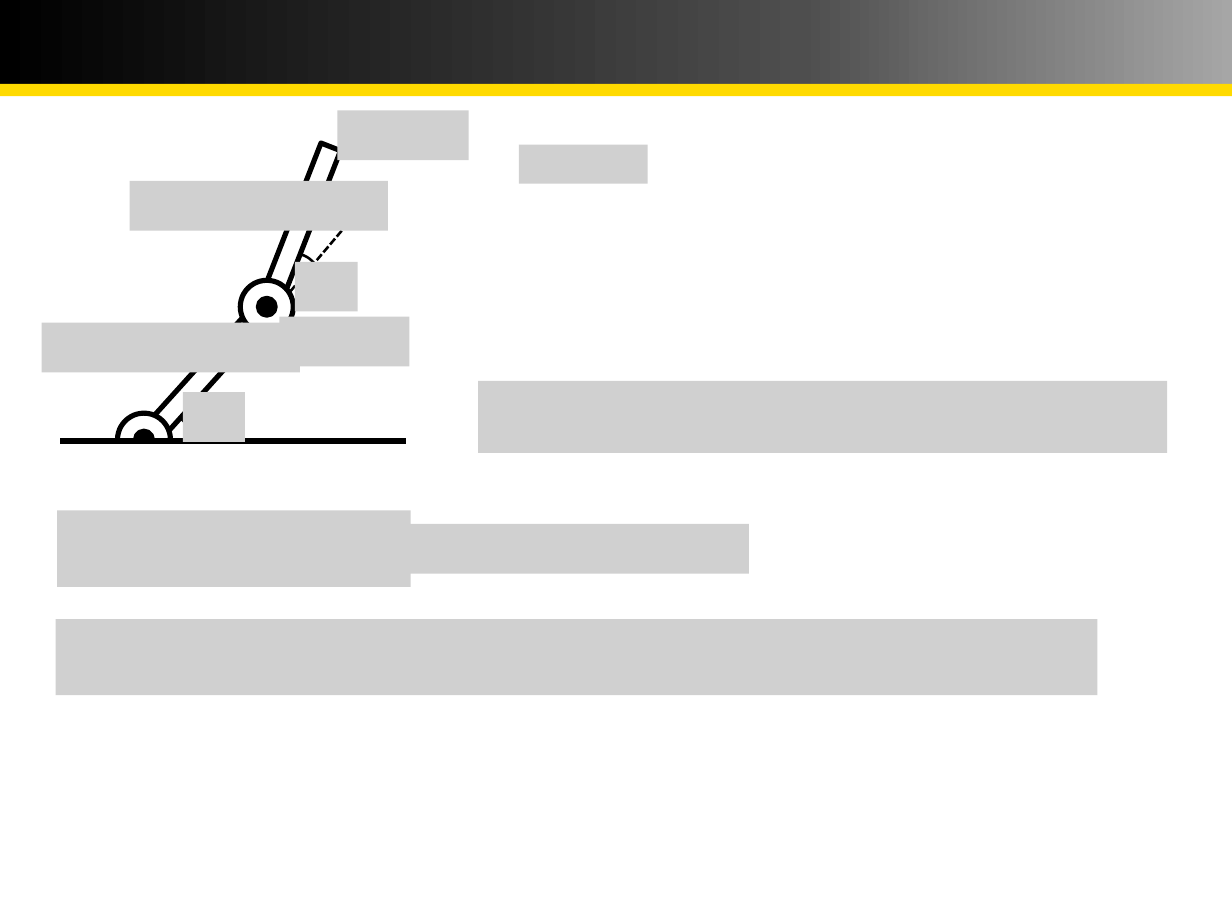
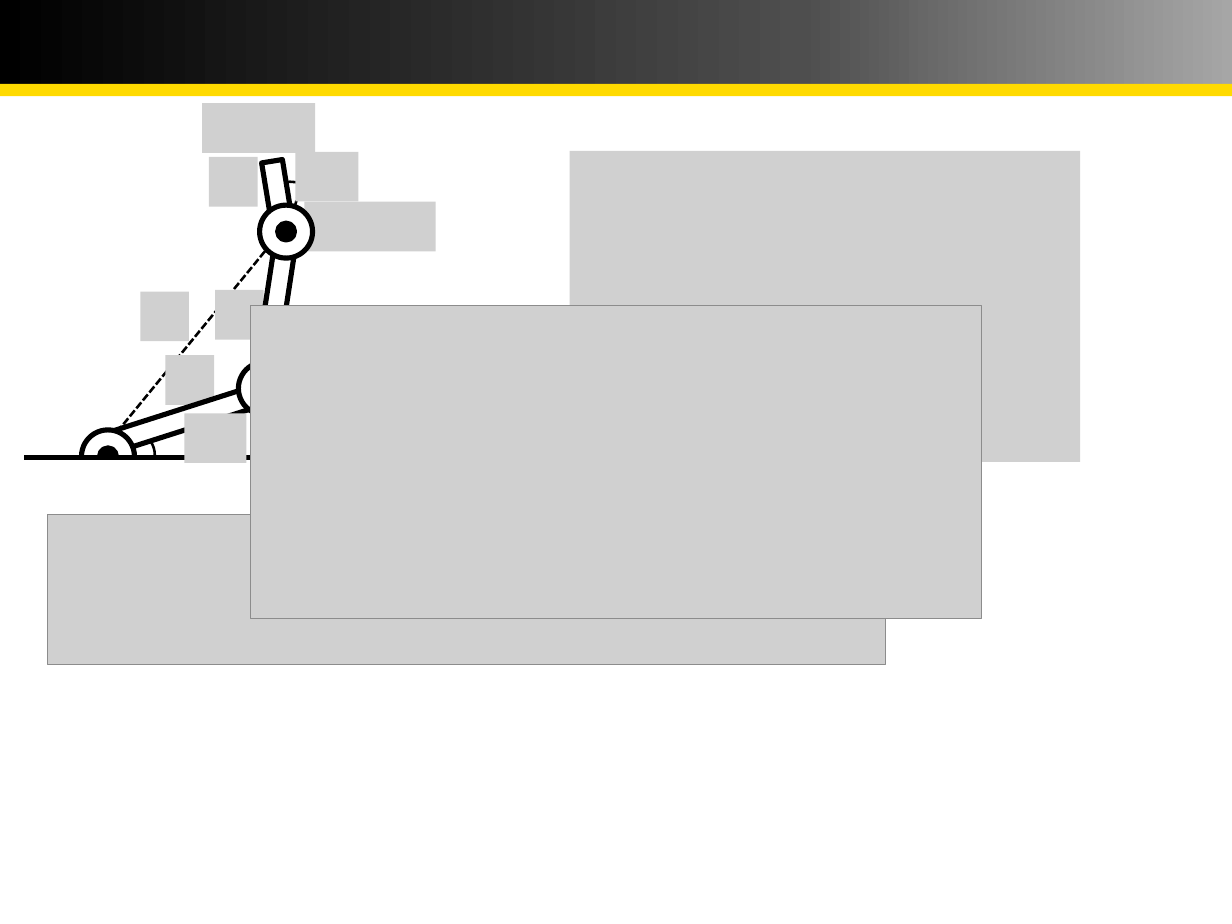
Before and after one commit to csp00275/3DOF, a slide deck: slide 12 of Three_DOF_Maipulator.pptx (slide 15 before the commit). Drawn at 1232x924 pixels with LibreOffice and Linux fonts; fonts in the diff are those of the drawing; grey boxes stand for pictures. Boxes give left, top, right and bottom in pixels: in the first picture for what was removed or moved away, otherwise in the second. Text is boxed around its words. In the diff, an @@ line names an element or a change of style, - is before the commit and + after.

Commit message:
jacobian

```diff
--- a/Three_DOF_Maipulator.pptx
+++ b/Three_DOF_Maipulator.pptx
@@ group added at (100, 103, 436, 462): 8 pictures, 2 lines, 1 arc (boxed as its full ellipse), 1 rectangle, 1 ellipse @@
@@ arc (boxed as its full ellipse) at (261, 174, 324, 236): proportions changed; rotation 15 to 26 degrees @@
@@ line moved from (382, 184) - (265, 322) to (310, 152) - (287, 237) @@
@@ picture added at (569, 152, 1079, 462) @@
@@ rectangle at (251, 228, 298, 402): rotation 291 to 278 degrees @@
@@ ellipse: place and size @@
-ellipse at (259, 298, 276, 315)
+ellipse at (277, 223, 294, 240)
@@ picture added at (250, 306, 982, 618) @@
@@ rectangle at (99, 383, 270, 456): rotation 312 to 342 degrees @@
@@ ellipse: place and size @@
-ellipse at (240, 281, 293, 334)
+ellipse at (239, 362, 292, 415)
@@ group removed at (42, 111, 1167, 695): 11 pictures @@
@@ 2 ellipses, 1 arc (boxed as its full ellipse), 1 rectangle, 1 line: place and size @@
-2 ellipses, 1 arc (boxed as its full ellipse), 1 rectangle, 1 line at (60, 405, 405, 488)
+2 ellipses, 1 arc (boxed as its full ellipse), 1 rectangle, 1 line at (25, 422, 370, 505)
@@ picture added at (48, 515, 886, 665) @@
```
Also in this commit, not shown: 2 other slides changed, 3 slides removed, 2 other files.
